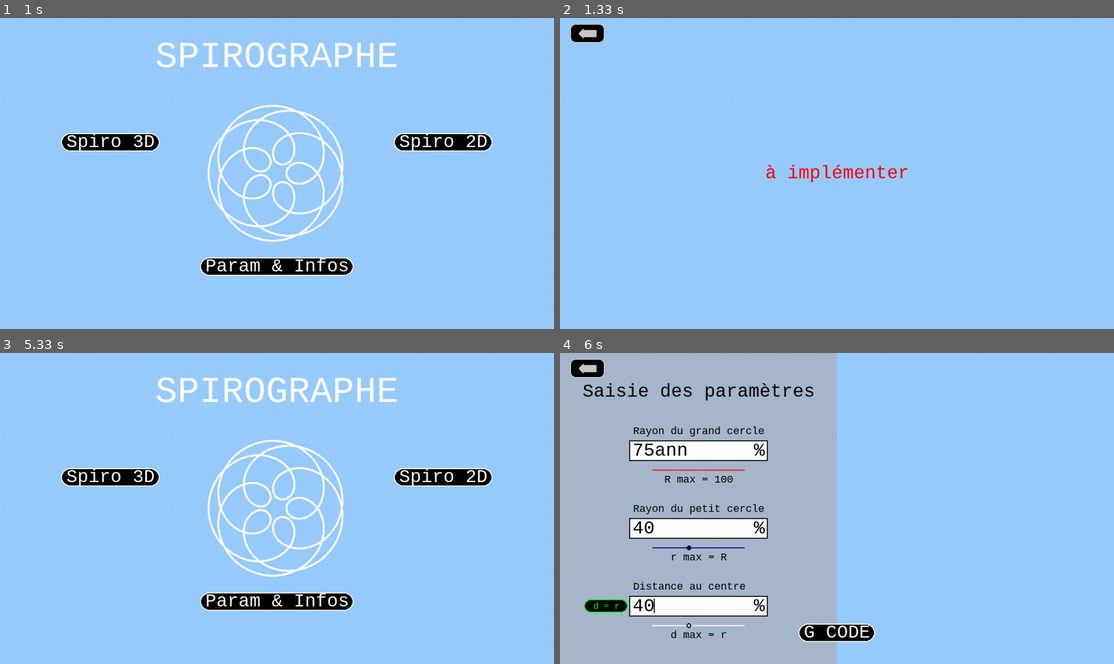
Above: before the commit, frames 1-4 (two rows, left to right).
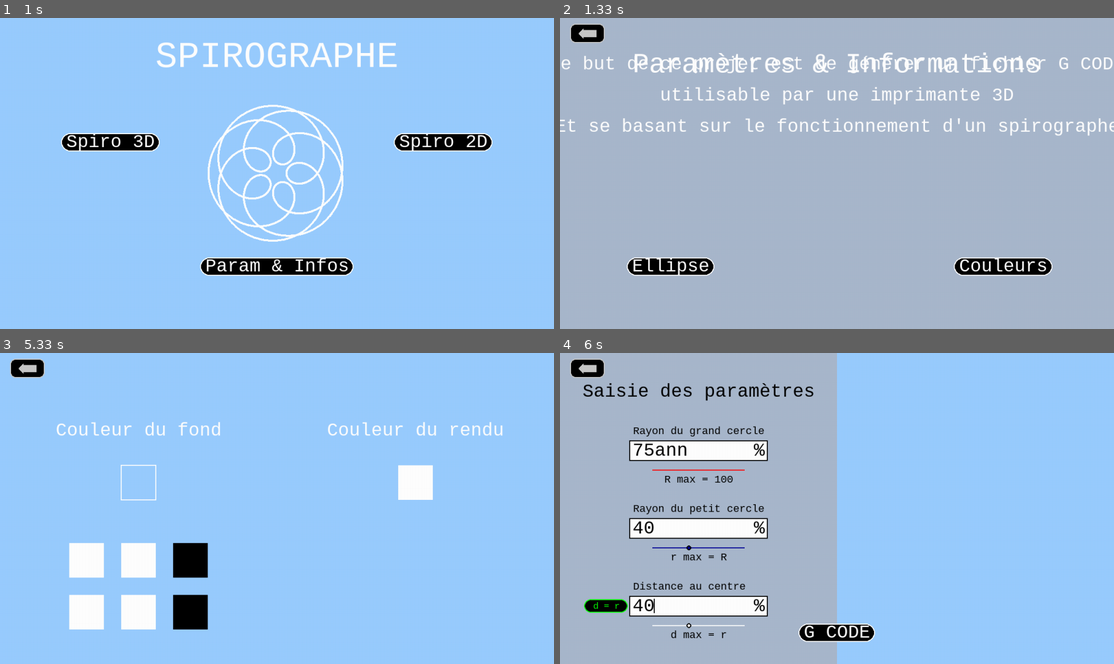
Above: after the commit, the same moments.

Repository: Nashoba1er/SPIROGRAPHE
Game: pygame game, started from logiciel spirographe.py
Same seed, same stepped clock (60 frames per second), same inputs: the game is played once before the commit and once after it.
Inputs (mouse positions are in pixels of both pictures, inside the frame that each line leads up to):
- Up to frame 1 (1 s): press the mouse at (110, 142) at 0.37 s; move the mouse to (221, 192) at 0.47 s; release the mouse at (332, 241) at 0.6 s; click (27, 33) at 0.72 s
- Up to frame 2 (1.33 s): click "Param & Infos" at 1.05 s
- Up to frame 3 (5.33 s): press the mouse at (27, 368) at 1.37 s; move the mouse to (193, 415) at 1.47 s; release the mouse at (365, 464) at 1.6 s; press the mouse at (443, 477) at 1.7 s; move the mouse to (299, 539) at 1.8 s; release the mouse at (155, 604) at 1.93 s; type "ann" at 2 s; tap Enter at 2.43, 4.17 s; press the mouse at (44, 604) at 2.53 s; move the mouse to (160, 614) at 2.63 s; release the mouse at (282, 623) at 2.77 s; press the mouse at (277, 632) at 2.87 s; move the mouse to (337, 545) at 2.97 s; release the mouse at (404, 461) at 3.1 s; press the mouse at (27, 368) at 3.2 s; move the mouse to (210, 418) at 3.3 s; release the mouse at (393, 468) at 3.43 s; press the mouse at (27, 368) at 3.53 s; move the mouse to (99, 449) at 3.63 s; release the mouse at (166, 533) at 3.77 s; press the mouse at (110, 477) at 3.87 s; move the mouse to (188, 443) at 3.97 s; release the mouse at (271, 408) at 4.1 s; tap Shift at 4.5 s; press the mouse at (27, 368) at 4.87 s; move the mouse to (83, 421) at 4.97 s; release the mouse at (138, 477) at 5.1 s; press the mouse at (443, 601) at 5.2 s; move the mouse to (454, 499) at 5.3 s
- Up to frame 4 (6 s): release the mouse at (1030, 393) at 5.43 s; press the mouse at (587, 368) at 5.53 s; move the mouse to (770, 486) at 5.63 s; release the mouse at (958, 604) at 5.77 s; click "Spiro 2D" at 5.88 s

Frame 1 is identical in both runs. In frame 2, 100% of the frame differs, in the area x 0-100%, y 0-100%; in frame 3, 13%; in frame 4, nothing differs.

Commit message:
amélioration du menu Param & Infos + fixation bug MouseMotion 3D

Diff:
--- a/logiciel spirographe.py
+++ b/logiciel spirographe.py
@@ -777,7 +777,7 @@
     bouton_cdc((0,0))
     bouton_cdc3D((0,0))
     #bouton_couleur((0,0))
-    bouton_ede((0,0))
+    bouton_param_et_info((0,0))
 
 def bouton_cdc(pos):
     '''
@@ -854,7 +854,7 @@
     width = police_taille*3/5*(len(message)+1)
     height = police_taille
     pos_x = 8*window_width/10
-    pos_y = 6*window_height/10
+    pos_y = 8*window_height/10
     draw.rect(screen,couleur("BLACK"),[pos_x-(width/2),pos_y-(height/2),width,height],0,20)
     if cursor_x < pos_x+(width/2) and cursor_x > pos_x-(width/2) and cursor_y < pos_y+(height/2) and cursor_y > pos_y-(height/2):
         draw.rect(screen,couleur("GREEN"),[pos_x-(width/2),pos_y-(height/2),width,height],2,20)
@@ -867,6 +867,35 @@
     return res
 
 def bouton_ede(pos):
+    '''
+    entrée :
+        pos = (x,y) : la position du curseur
+    effet :
+        affiche le bouton Ellipse dans Ellipse :
+            en blanc si le curseur n'est pas dessus
+            en vert à l'inverse
+    sortie :
+        renvoie True si le curseur est sur le bouton, False sinon
+    '''
+    res = False
+    message = "Ellipse"
+    (cursor_x, cursor_y) = pos
+    width = police_taille*3/5*(len(message)+1)
+    height = police_taille
+    pos_x = 2*window_width/10
+    pos_y = 8*window_height/10
+    draw.rect(screen,couleur("BLACK"),[pos_x-(width/2),pos_y-(height/2),width,height],0,20)
+    if cursor_x < pos_x+(width/2) and cursor_x > pos_x-(width/2) and cursor_y < pos_y+(height/2) and cursor_y > pos_y-(height/2):
+        draw.rect(screen,couleur("GREEN"),[pos_x-(width/2),pos_y-(height/2),width,height],2,20)
+        ecriture(message,couleur("GREEN"),police_taille,(pos_x,pos_y))
+        res = True
+
+    else :
+        draw.rect(screen,couleur("WHITE"),[pos_x-(width/2),pos_y-(height/2),width,height],2,20)
+        ecriture(message,couleur("WHITE"),police_taille,(pos_x,pos_y))
+    return res
+
+def bouton_param_et_info(pos):
     '''
     entrée :
         pos = (x,y) : la position du curseur
@@ -903,7 +932,7 @@
         si on clique :
             sur le bouton cercle dans cercle : met run_cdc à True
     '''
-    global run_cdc, run_couleur, run_cdc3D, run_ede
+    global run_cdc, run_couleur, run_cdc3D, run_param_et_info
 
     if bouton_cdc(pos):
         run_cdc = True
@@ -914,8 +943,8 @@
     if bouton_cdc3D(pos):
         run_cdc3D = True
 
-    if bouton_ede(pos):
-        run_ede = True
+    if bouton_param_et_info(pos):
+        run_param_et_info = True
 
 
 #fonctions pour le menu couleur :
@@ -999,7 +1028,8 @@
             draw.rect(screen,couleur("WHITE"),[window_width/8 + cursor_position * taille_carac + taille_carac/4,(current_line)*window_height/5-9*window_height/32,2,0.7*window_height/15],0)
     ecrit3D(current_line)
     curseurs_init3D()
-
+    bouton_xy((0,0))
+    bouton_xz((0,0))
     return_arrow((0,0))
 
 def clic_cdc3D(coord, numéro):
@@ -1390,24 +1420,32 @@
 
 #fonctions pour le menu ellipse dans ellipse
 
-def menu_ede():
+def menu_param_et_info():
     '''
     effet :
         - affiche des boutons pour changer les couleurs de fond
         - affiche des boutons indiquant les couleurs pour le rendu
     '''
-    screen.fill(couleur_fond)
-    ecriture("à implémenter",couleur("RED"),police_taille,(window_width/2 , window_height/2))
+    screen.fill(couleur_param)
+    ecriture("Paramètres & Informations",couleur("WHITE"),police_taille*3//2,(window_width/2,3*window_height/20))
+
+    ecriture("Le but de ce projet est de générer un fichier G CODE",couleur("WHITE"),police_taille,(window_width/2,3*window_height/20))
+    ecriture("utilisable par une imprimante 3D",couleur("WHITE"),police_taille,(window_width/2,5*window_height/20))
+    ecriture("Et se basant sur le fonctionnement d'un spirographe",couleur("WHITE"),police_taille,(window_width/2,7*window_height/20))
+
+
     return_arrow((0,0))
-
-def clic_ede(coord):
+    bouton_couleur((0,0))
+    bouton_ede((0,0))
+
+def clic_param_et_info(coord):
     '''
     entrée : les coordonnées du clic
     effet : change la couleur selon le clic
     '''
-    global run_ede
+    global run_param_et_info
     if return_arrow(coord):
-        run_ede = False
+        run_param_et_info = False
 
 
 #fonctions pour le menu G CODE :
@@ -1616,7 +1654,7 @@
 run_zoom_rendu = False
 run_couleur = False
 run_cdc3D = False
-run_ede = False
+run_param_et_info = False
 numéro = 2
 run_g_code = False
 
@@ -1630,7 +1668,7 @@
         if pyEvent.type == MOUSEMOTION :
             bouton_cdc(pyEvent.pos)
             bouton_cdc3D(pyEvent.pos)
-            bouton_ede(pyEvent.pos)
+            bouton_param_et_info(pyEvent.pos)
         if pyEvent.type == MOUSEBUTTONDOWN :
             clic_menu(pyEvent.pos)
             if run_cdc :
@@ -1750,17 +1788,17 @@
                         ecrit3D(current_line)
                 display.flip()
 
-            if run_ede :
-                menu_ede()
-            while run_ede :
+            if run_param_et_info :
+                menu_param_et_info()
+            while run_param_et_info :
                 for pyEvent in event.get():
                     if pyEvent.type == QUIT:
                         run = False
-                        run_ede = False
+                        run_param_et_info = False
                     if pyEvent.type == MOUSEMOTION :
                         return_arrow(pyEvent.pos)
                     if pyEvent.type == MOUSEBUTTONDOWN :
-                        clic_ede(pyEvent.pos)
+                        clic_param_et_info(pyEvent.pos)
                 display.flip()
             menu_choix()
 
